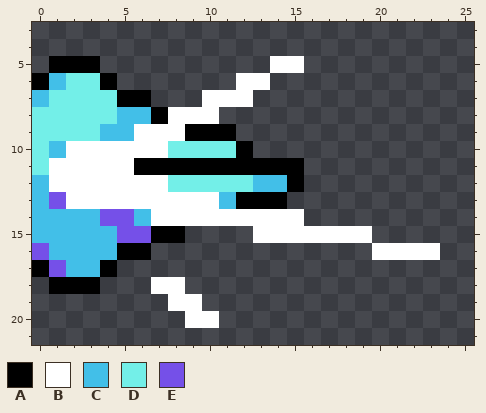
File history of a pixel-art sprite, Graphics/Atlases/Gameplay/objects/StrawberryJam2021/pelletEmitter/both/emitter01.png. The picture above is the old version.
The file is 32x24 pixels. Shown: x 0..25, y 3..21.
Palette (. is transparent): A #000000  B #ffffff  C #42bfe8  D #73efe8  E #7550e8
Pixels before, first column x 0:
 5 .AAA..........BB........
 6 ACDDA.......BB..........
 7 CDDDDAA...BBB...........
 8 DDDDDCCABBB.............
 9 DDDDCCBBBAAA............
10 DCBBBBBBDDDDA...........
11 DBBBBBAAAAAAAAAA........
12 CBBBBBBBDDDDDCCA........
13 CEBBBBBBBBBCAAA.........
14 CCCCEECBBBBBBBBB........
15 CCCCCEEAA....BBBBBBB....
16 ECCCCAA.............BBBB
17 AECCA...................
18 .AAA...BB...............
19 ........BB..............
20 .........BB.............
New version:
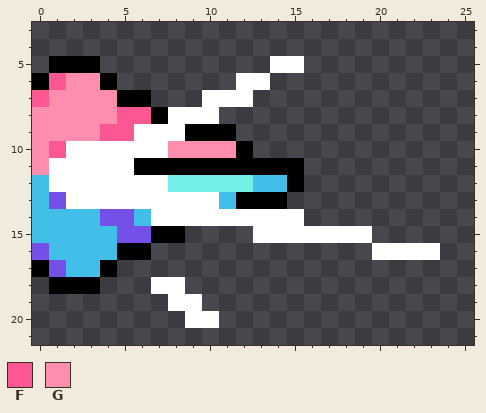
Colours new in this view: F #fb5893  G #ff8eae
The exact change:
{"y":6,"x":1,"old":"CDD","new":"FGG"}
{"y":7,"x":0,"old":"CDDDD","new":"FGGGG"}
{"y":8,"x":0,"old":"DDDDDCC","new":"GGGGGFF"}
{"y":9,"x":0,"old":"DDDDCC","new":"GGGGFF"}
{"y":10,"x":0,"old":"DC","new":"GF"}
{"y":10,"x":8,"old":"DDDD","new":"GGGG"}
{"y":11,"x":0,"old":"D","new":"G"}
{"label":"changed","picture_box":[32,73,236,175]}
